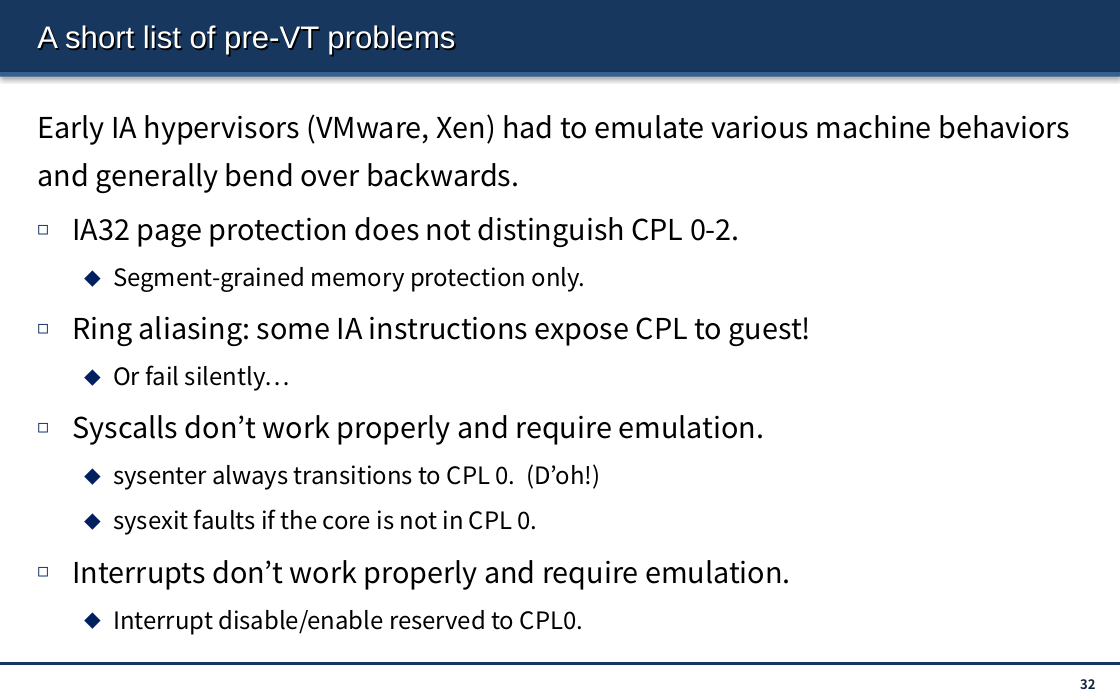
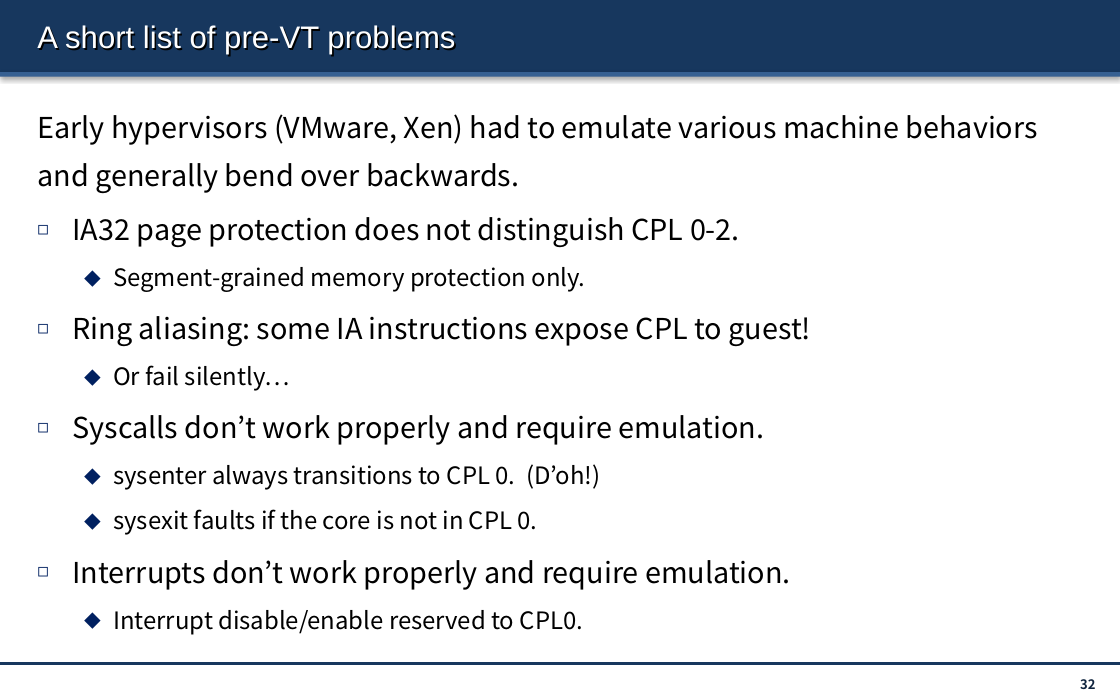
Before and after one commit to Marcusleeleelee/CSCI3150, a slide deck: slide 32 of lectures/lec16_virtualization.pptx. Drawn at 1120x700 pixels with LibreOffice and Linux fonts; fonts in the diff are those of the drawing. Boxes give left, top, right and bottom in pixels: in the first picture for what was removed or moved away, otherwise in the second. Text is boxed around its words. In the diff, an @@ line names an element or a change of style, - is before the commit and + after.

```diff
--- a/lectures/lec16_virtualization.pptx
+++ b/lectures/lec16_virtualization.pptx
@@ text at (x1=37, y1=114, x2=1038, y2=193): text changed @@
-Early IA hypervisors (VMware, Xen) had to emulate various machine behaviors and generally bend over backwards.
+Early hypervisors (VMware, Xen) had to emulate various machine behaviors and generally bend over backwards.
```
Also in this commit, not shown: 5 other slides changed.
